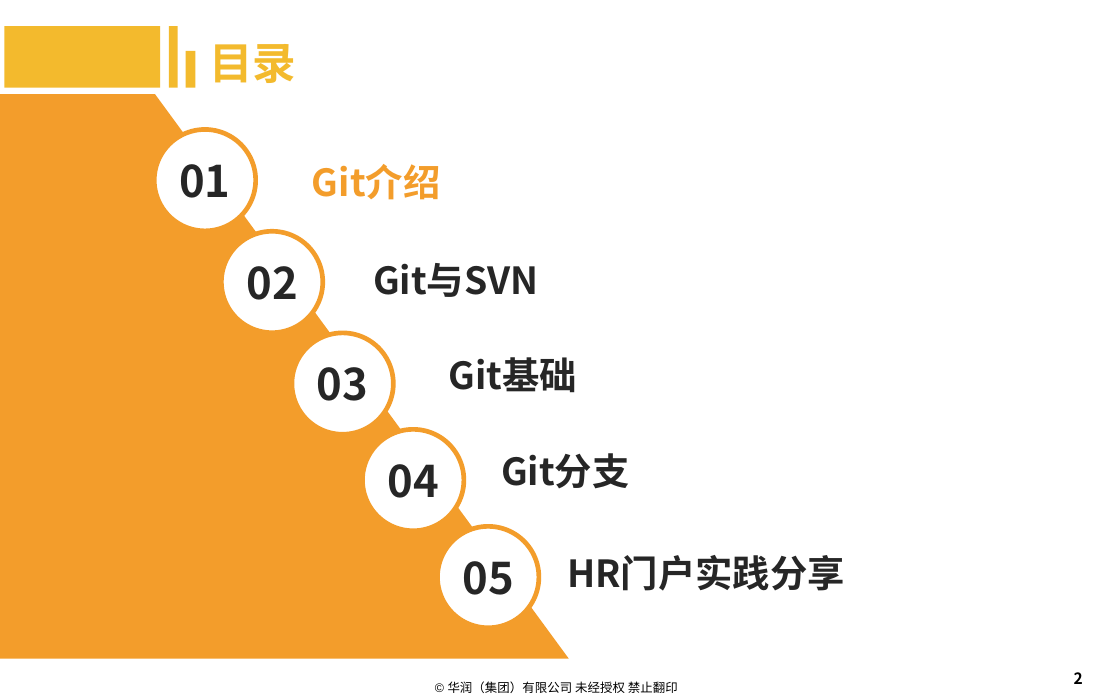
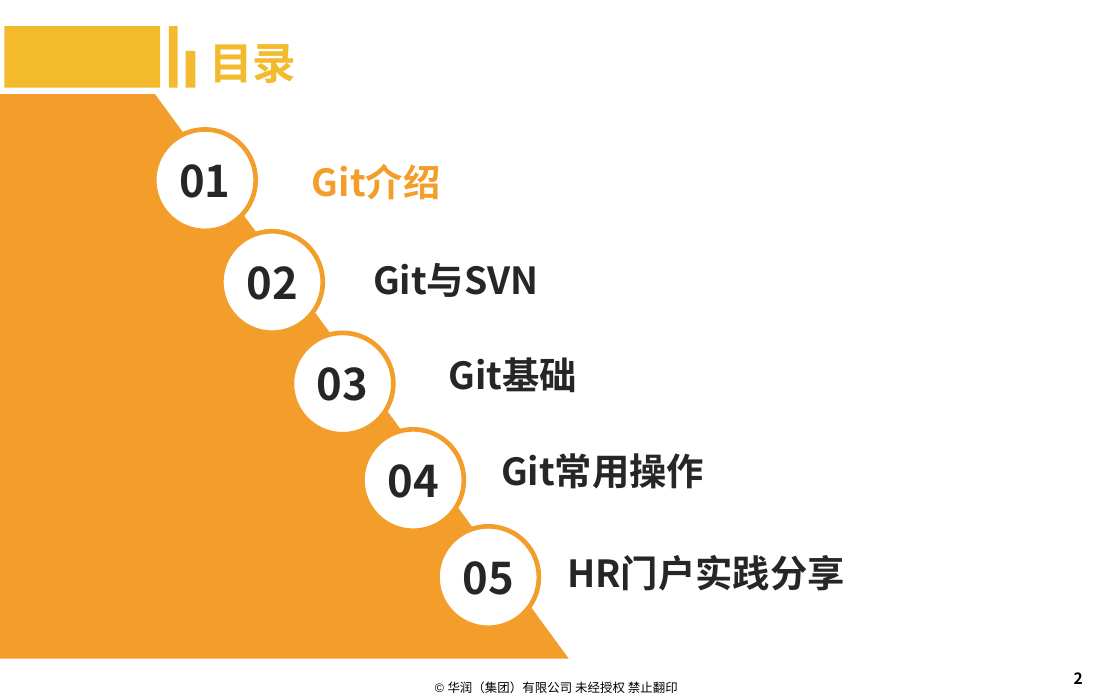
Before and after one commit to machenzhao/git-present, a slide deck: slide 2 of Git.pptx. Drawn at 1120x700 pixels with LibreOffice and Linux fonts; fonts in the diff are those of the drawing; background and template pictures are left out. Boxes give left, top, right and bottom in pixels: in the first picture for what was removed or moved away, otherwise in the second. Text is boxed around its words. In the diff, an @@ line names an element or a change of style, - is before the commit and + after.

Commit message:
添加Git常用操作

```diff
--- a/Git.pptx
+++ b/Git.pptx
@@ text at <box>501,453,704,489</box>: text changed @@
-Git分支
+Git常用操作
```
Also in this commit, not shown: 4 other slides changed, 28 slides added, 1 slide removed.
